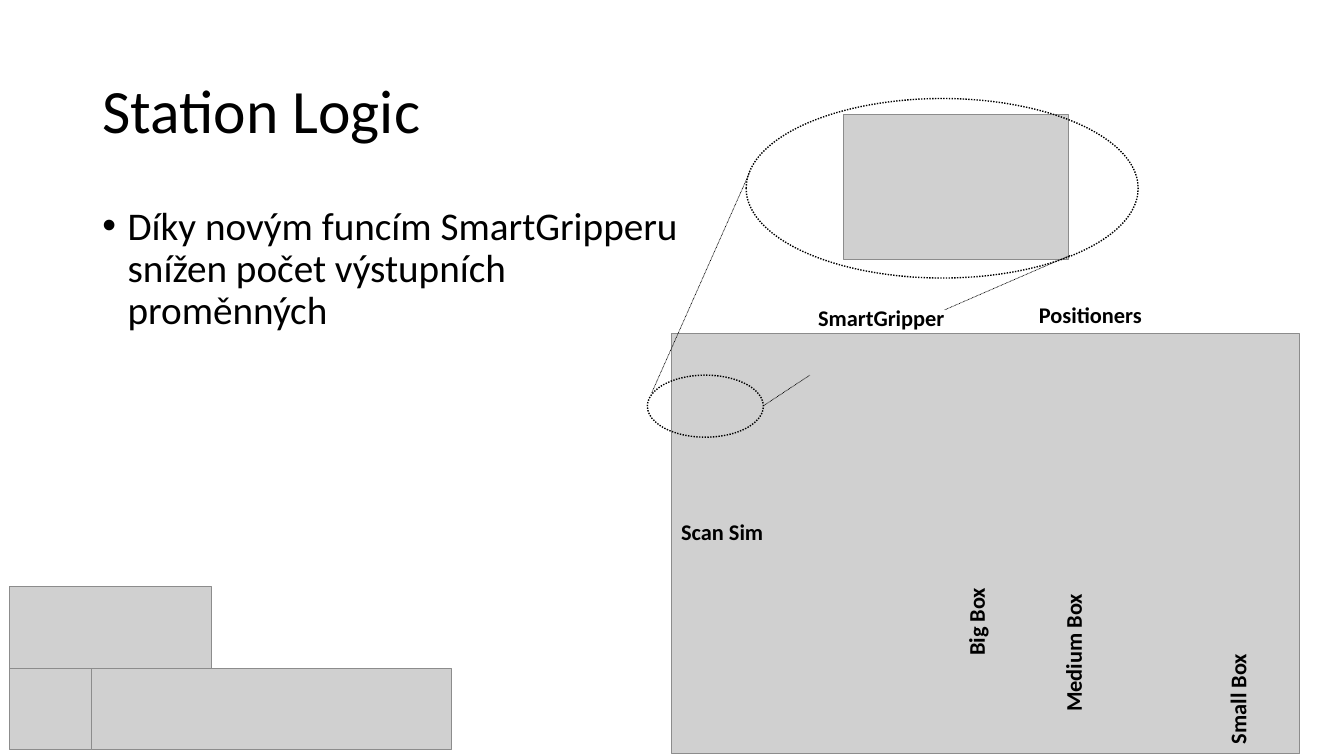
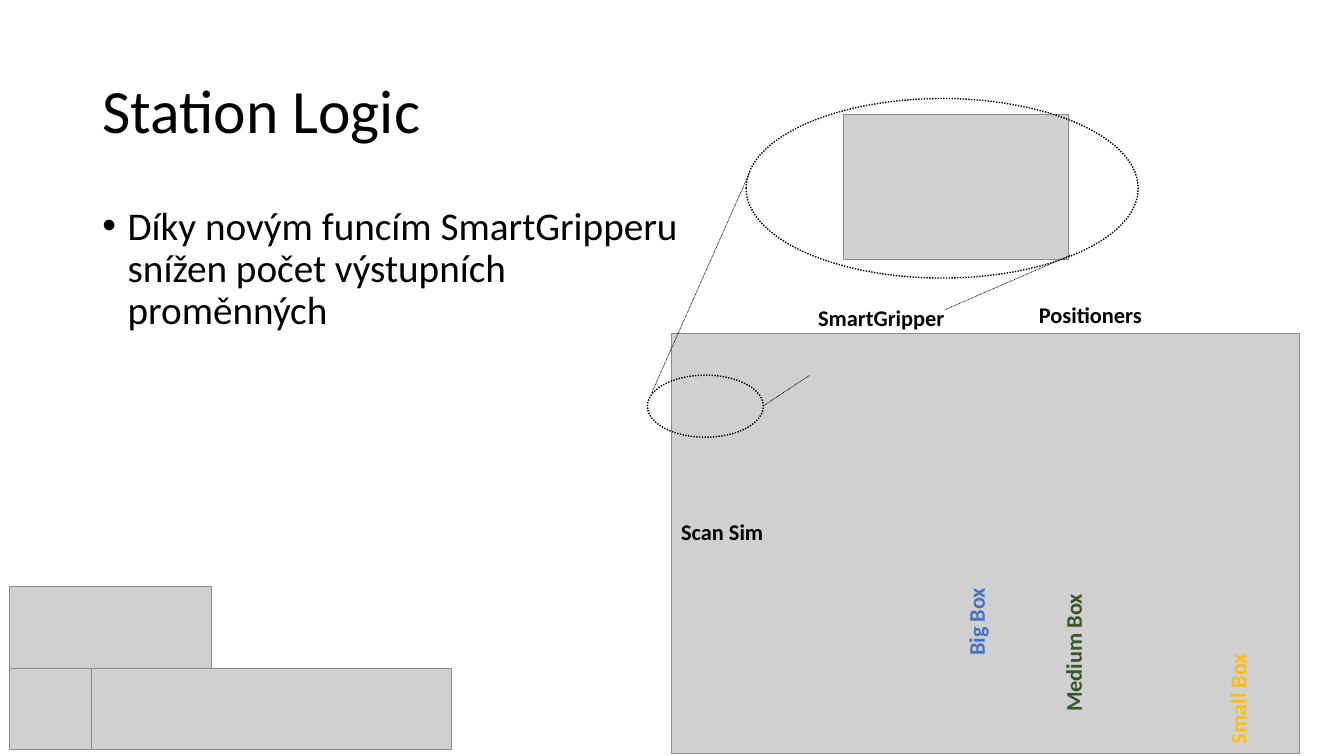
Before and after one commit to Th0masis/skola, a slide deck: slide 9 of VRM/02_Project2/Vizuálna inšpekcia plastových výliskov.pptx. Drawn at 1344x756 pixels with LibreOffice and Linux fonts; fonts in the diff are those of the drawing; grey boxes stand for pictures. Boxes give left, top, right and bottom in pixels: in the first picture for what was removed or moved away, otherwise in the second. Text is boxed around its words. In the diff, an @@ line names an element or a change of style, - is before the commit and + after.

Commit message:
Color edit parts in slides

```diff
--- a/VRM/02_Project2/Vizuálna inšpekcia plastových výliskov.pptx
+++ b/VRM/02_Project2/Vizuálna inšpekcia plastových výliskov.pptx
@@ text "Big Box" at (x1=964, y1=591, x2=991, y2=654): text colour #000000 to #4472C4 @@
@@ text "Medium Box" at (x1=1061, y1=597, x2=1088, y2=709): text colour #000000 to #385723 @@
@@ text "Small Box" at (x1=1225, y1=657, x2=1252, y2=743): text colour #000000 to #FFC000 @@
```
Also in this commit, not shown: 1 other slide changed.
